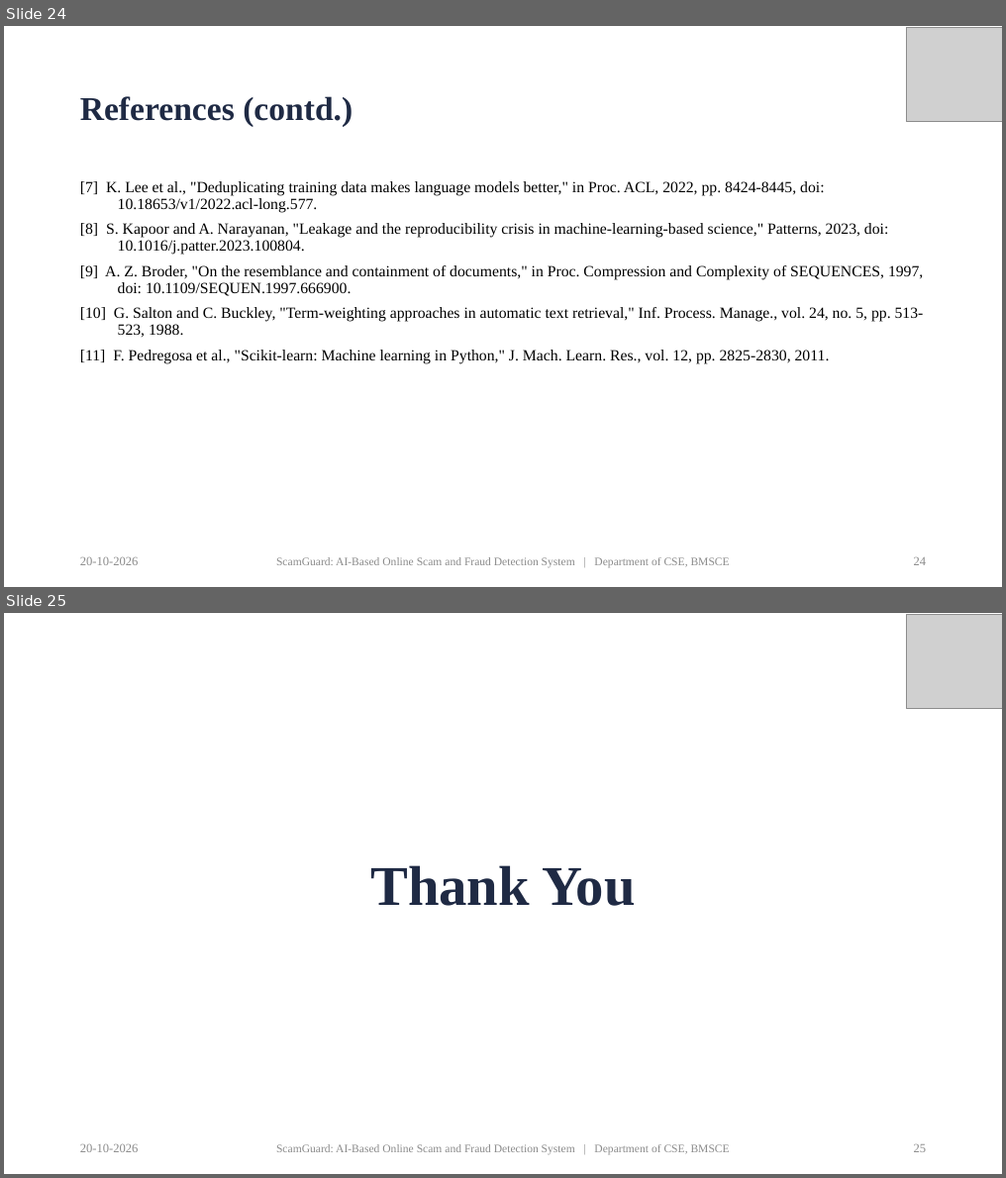
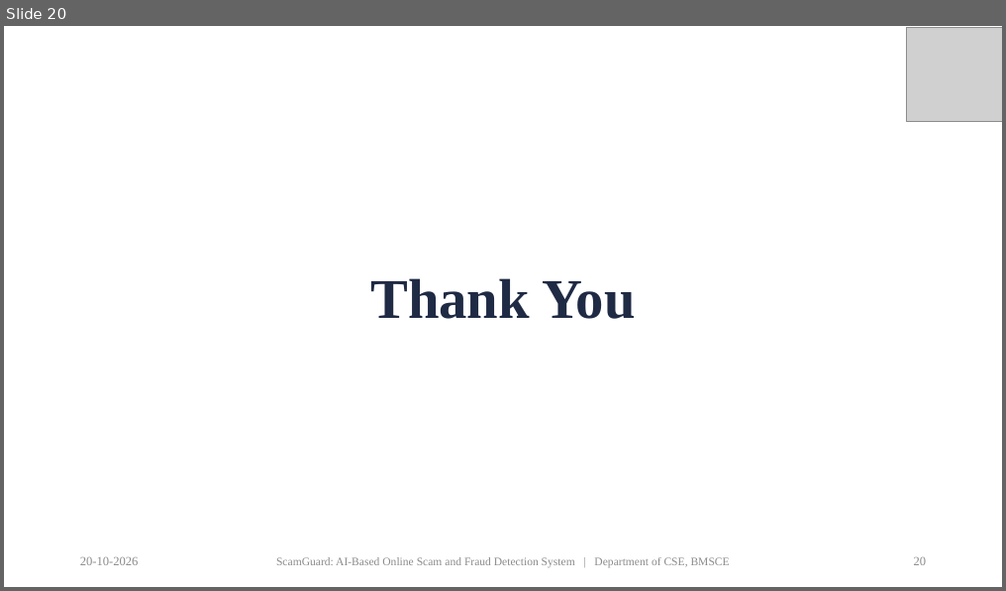
Before and after one commit to priyamthakur275/ScamGuard-AI, a slide deck: docs/presentation/ScamGuard_PP2_Presentation.pptx. Shown one above the other, each under a label of ours: slides 24 and 25 before the commit, slide 20 after it. The pictures are 1006x1178 and 1006x591 pixels, drawn with LibreOffice and Linux fonts; fonts in the diff are those of the drawing; grey boxes stand for pictures. Boxes give left, top, right and bottom in pixels: in the first picture for what was removed or moved away, otherwise in the second. Text is boxed around its words. In the diff, an @@ line names an element or a change of style, - is before the commit and + after.

```diff
--- a/docs/presentation/ScamGuard_PP2_Presentation.pptx
+++ b/docs/presentation/ScamGuard_PP2_Presentation.pptx
@@ slide 24 removed at box(4, 26, 1002, 587), background #FFFFFF @@
@@ picture removed at box(907, 28, 1002, 121) @@
@@ title removed at box(80, 96, 352, 127) @@
-References (contd.)
@@ text removed at box(80, 181, 924, 364) @@
-[7] K. Lee et al., "Deduplicating training data makes language models better," in Proc. ACL, 2022, pp. 8424-8445, doi: 10.18653/v1/2022.acl-long.577.
-[8] S. Kapoor and A. Narayanan, "Leakage and the reproducibility crisis in machine-learning-based science," Patterns, 2023, doi: 10.1016/j.patter.2023.100804.
-[9] A. Z. Broder, "On the resemblance and containment of documents," in Proc. Compression and Complexity of SEQUENCES, 1997, doi: 10.1109/SEQUEN.1997.666900.
-[10] G. Salton and C. Buckley, "Term-weighting approaches in automatic text retrieval," Inf. Process. Manage., vol. 24, no. 5, pp. 513-523, 1988.
-[11] F. Pedregosa et al., "Scikit-learn: Machine learning in Python," J. Mach. Learn. Res., vol. 12, pp. 2825-2830, 2011.
@@ text removed at box(80, 557, 139, 566) @@
-20-10-2026
@@ text removed at box(276, 558, 730, 569) @@
-ScamGuard: AI-Based Online Scam and Fraud Detection System | Department of CSE, BMSCE
@@ page number removed at box(914, 558, 927, 566) @@
-24
@@ what was slide 25 is now slide 20 @@
```
Also in this commit, not shown: 5 slides changed, 4 other slides removed, 4 other files.
